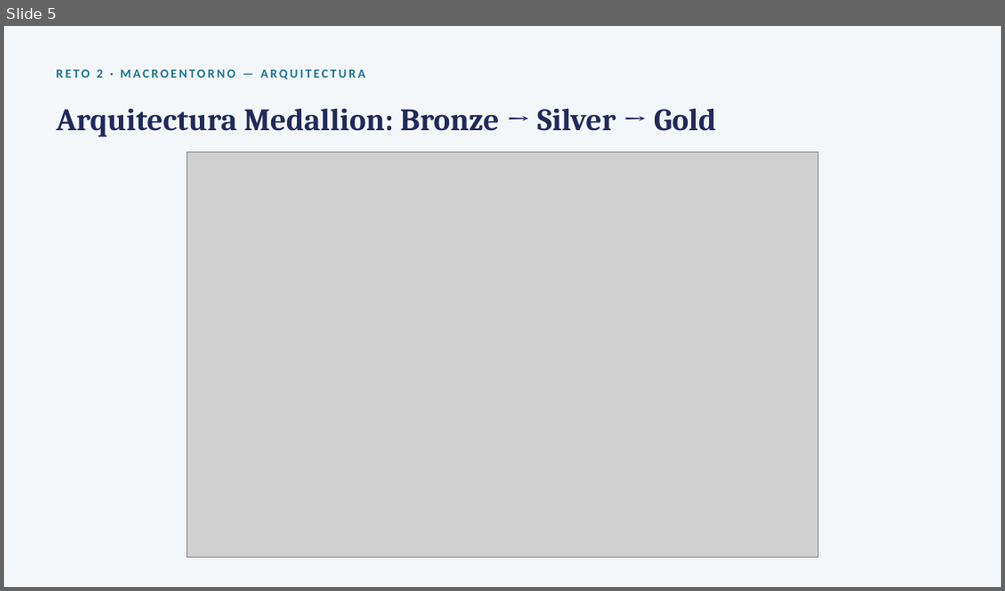
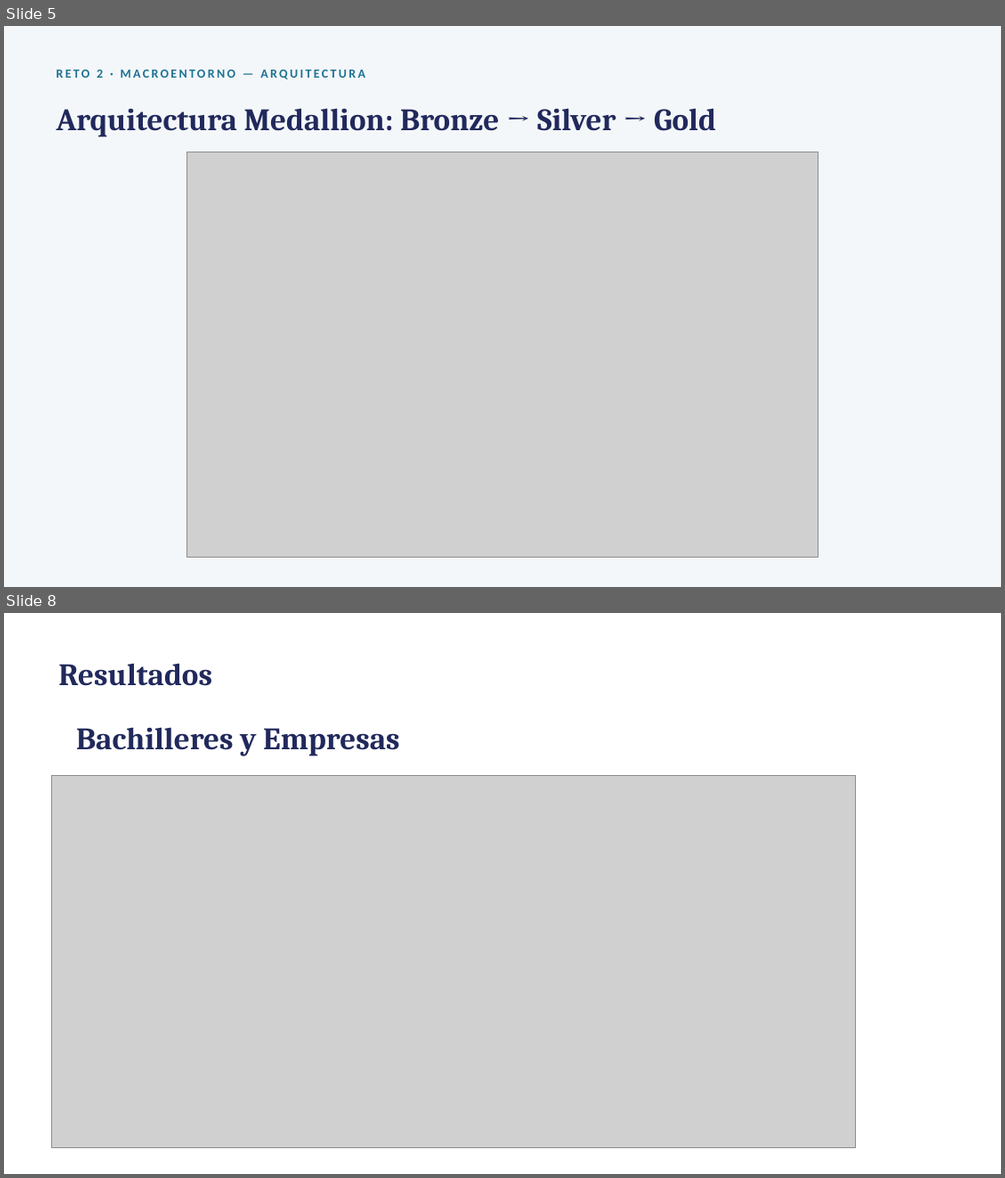
Before and after one commit to MathLeoYa/Practicum_2.2, a slide deck: Reto final/Macroentorno_Ecuatoriano_Presentacion.pptx. Shown one above the other, each under a label of ours: slide 5 before the commit, slides 5 and 8 after it; the slides between them are not shown. The pictures are 1005x591 and 1005x1178 pixels, drawn with LibreOffice and Linux fonts; fonts in the diff are those of the drawing; grey boxes stand for pictures. Boxes give left, top, right and bottom in pixels: in the first picture for what was removed or moved away, otherwise in the second. Text is boxed around its words. In the diff, an @@ line names an element or a change of style, - is before the commit and + after.

```diff
--- a/Reto final/Macroentorno_Ecuatoriano_Presentacion.pptx
+++ b/Reto final/Macroentorno_Ecuatoriano_Presentacion.pptx
@@ slide 8 added at (x1=4, y1=613, x2=1001, y2=1174), background #FFFFFF @@
@@ text added at (x1=58, y1=663, x2=212, y2=686), 30 pt, text #21295C, bold @@
+Resultados
@@ text added at (x1=76, y1=727, x2=399, y2=756), 30 pt, text #21295C, bold @@
+Bachilleres y Empresas
@@ picture added at (x1=51, y1=775, x2=856, y2=1147) @@
```
Also in this commit, not shown: 6 slides changed, 1 other slide added, 1 slide removed, 13 other files.
